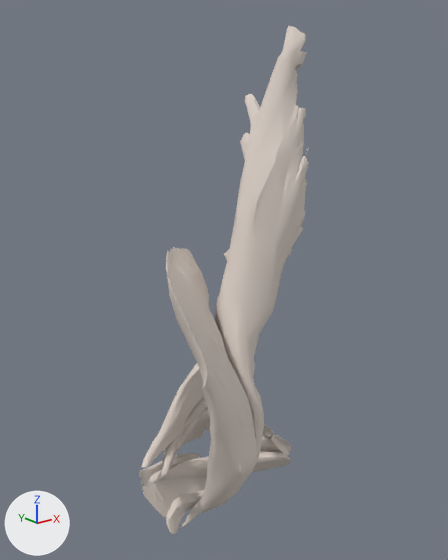
Before and after pictures for a commit that changed the glTF model public/models/anatomy/muscular/completion-hip-right.glb.
One viewpoint serves both versions: a 50 mm lens placed at (-0.326, -0.397, 1.061), pointed at (-0.065, -0.071, 0.93). The lights are fixed; the arrows at lower left show +X, +Y and +Z. The older version comes first.

In view in the first picture: 'bp3d_FMA22322_FJ1422', 'bp3d_FMA22324_FJ1426', 'bp3d_FMA22326_FJ1425', 'bp3d_FMA22334_FJ1417', 'bp3d_FMA22338_FJ1432', 'bp3d_FMA22340_FJ1428', 'bp3d_FMA22342_FJ1431' and 1 more.
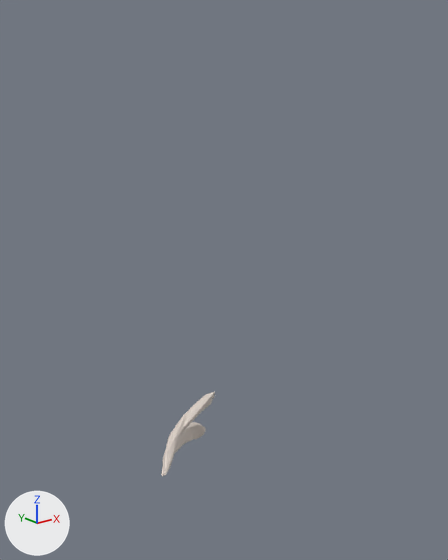
What differs and where, as boxes [x1, y1, x2, y2] in the pictures (448 x 560 px):
'bp3d_FMA22342_FJ1431', deleted (pale yellow)
    before: [166, 26, 309, 535]
'bp3d_FMA22322_FJ1422', deleted (pale yellow)
    before: [166, 247, 257, 528]
'bp3d_FMA22340_FJ1428', deleted (pale yellow)
    before: [141, 363, 204, 467]
'bp3d_FMA22338_FJ1432', deleted (pale yellow)
    before: [139, 453, 207, 517]
'bp3d_FMA22326_FJ1425', deleted (pale yellow)
    before: [149, 452, 291, 484]
'bp3d_FMA22324_FJ1426', deleted
    before: [170, 409, 291, 467]

Diff of the bpy script that builds the scene:
```diff
--- a/public/models/anatomy/muscular/completion-hip-right.glb.py
+++ b/public/models/anatomy/muscular/completion-hip-right.glb.py
@@ ob_bp3d_fma22340_fj1428 @@
-ob_bp3d_fma22340_fj1428 = bpy.data.objects.new('bp3d_FMA22340_FJ1428', me_bp3d_fma22340_fj1428)
-ob_bp3d_fma22340_fj1428.location = (0.0, 0.0, 0.0)
@@ ob_bp3d_fma22324_fj1426 @@
-ob_bp3d_fma22324_fj1426 = bpy.data.objects.new('bp3d_FMA22324_FJ1426', me_bp3d_fma22324_fj1426)
-ob_bp3d_fma22324_fj1426.location = (0.0, 0.0, 0.0)
@@ ob_bp3d_fma22326_fj1425 @@
-ob_bp3d_fma22326_fj1425 = bpy.data.objects.new('bp3d_FMA22326_FJ1425', me_bp3d_fma22326_fj1425)
-ob_bp3d_fma22326_fj1425.location = (0.0, 0.0, 0.0)
@@ ob_bp3d_fma22338_fj1432 @@
-ob_bp3d_fma22338_fj1432 = bpy.data.objects.new('bp3d_FMA22338_FJ1432', me_bp3d_fma22338_fj1432)
-ob_bp3d_fma22338_fj1432.location = (0.0, 0.0, 0.0)
@@ ob_bp3d_fma22342_fj1431 @@
-ob_bp3d_fma22342_fj1431 = bpy.data.objects.new('bp3d_FMA22342_FJ1431', me_bp3d_fma22342_fj1431)
-ob_bp3d_fma22342_fj1431.location = (0.0, 0.0, 0.0)
@@ ob_bp3d_fma22322_fj1422 @@
-ob_bp3d_fma22322_fj1422 = bpy.data.objects.new('bp3d_FMA22322_FJ1422', me_bp3d_fma22322_fj1422)
-ob_bp3d_fma22322_fj1422.location = (0.0, 0.0, 0.0)
```
